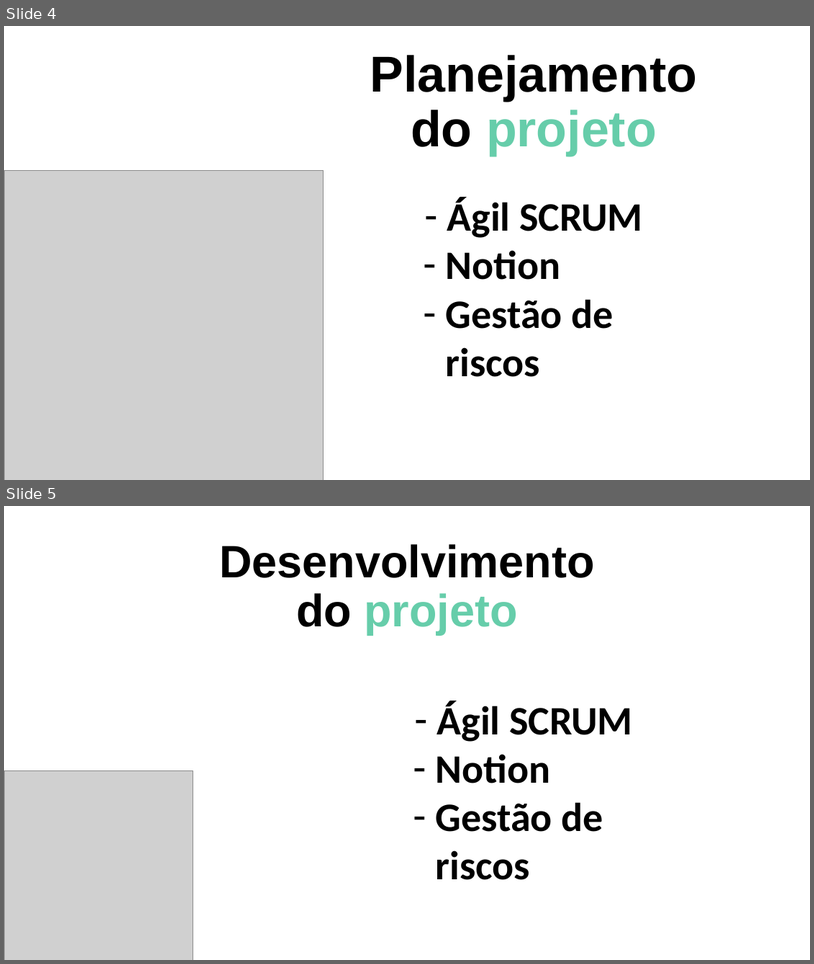
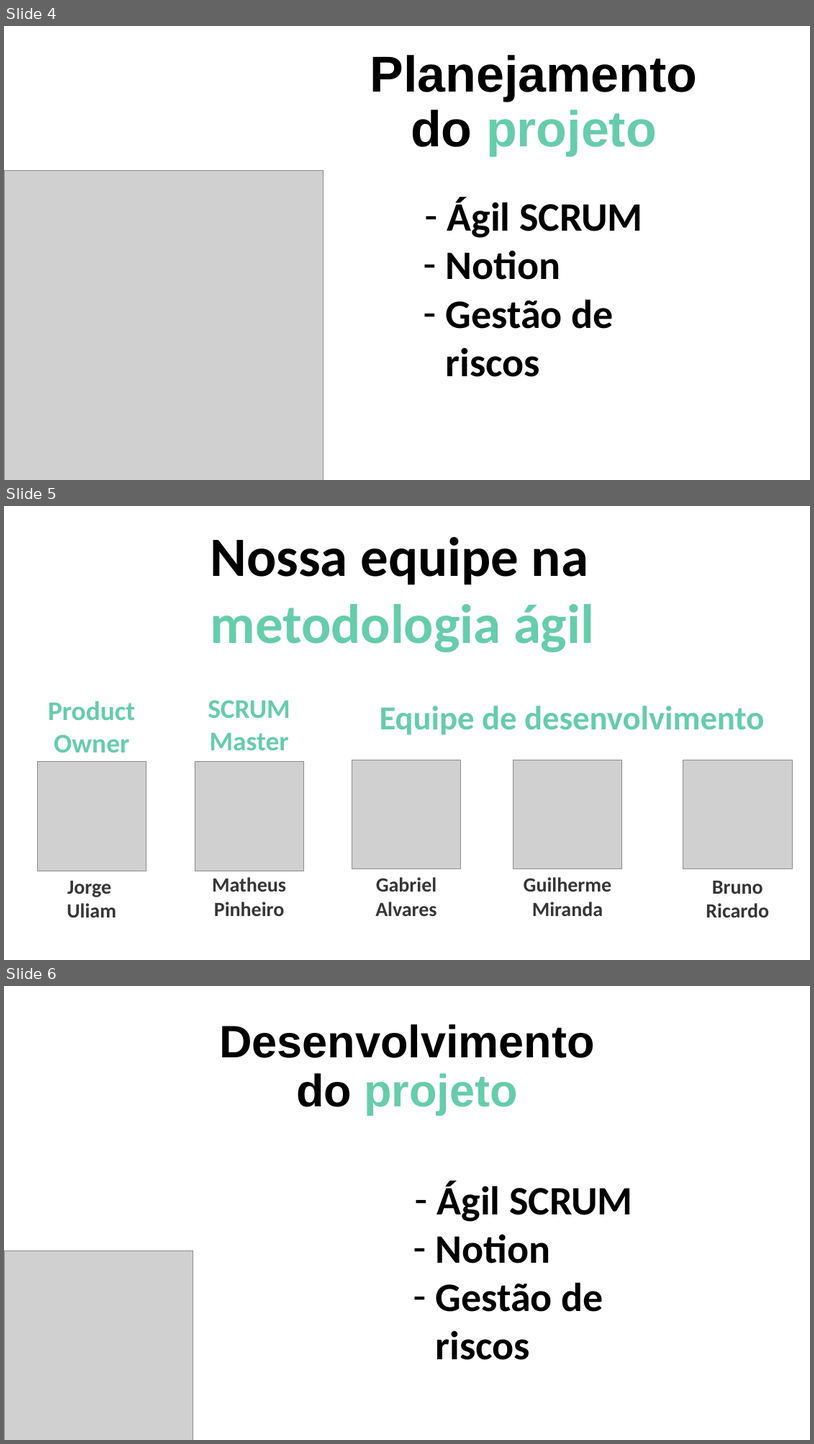
Before and after one commit to BandTec/Cyberlife, a slide deck: documentacao/Slide de apresentação sprint 3.pptx. Shown one above the other, each under a label of ours: slides 4 and 5 before the commit, slides 4, 5 and 6 after it. The pictures are 814x964 and 814x1444 pixels, drawn with LibreOffice and Linux fonts; fonts in the diff are those of the drawing; grey boxes stand for pictures. Boxes give left, top, right and bottom in pixels: in the first picture for what was removed or moved away, otherwise in the second. Text is boxed around its words. In the diff, an @@ line names an element or a change of style, - is before the commit and + after.

```diff
--- a/documentacao/Slide de apresentação sprint 3.pptx
+++ b/documentacao/Slide de apresentação sprint 3.pptx
@@ slide 5 added at (4,506,810,960), background #FFFFFF @@
@@ text added at (210,537,594,652), 66 pt, text #66CDAA, bold @@
+Nossa equipe na metodologia ágil
@@ text added at (208,700,291,750), 32 pt, text #66CDAA, bold @@
+SCRUM Master
@@ text added at (48,701,135,752), 32 pt, text #66CDAA, bold @@
+Product Owner
@@ text added at (380,705,764,735), 40 pt, text #66CDAA, bold @@
+Equipe de desenvolvimento
@@ picture added at (37,762,146,870) @@
@@ picture added at (195,762,304,870) @@
@@ picture added at (352,759,460,868) @@
@@ picture added at (513,759,622,868) @@
@@ picture added at (684,759,792,868) @@
@@ text added at (67,880,116,917), 24 pt, text #363636, bold @@
+Jorge
+Uliam
@@ text added at (212,877,286,916), 24 pt, text #363636, bold @@
+Matheus Pinheiro
@@ text added at (376,877,437,916), 24 pt, text #363636, bold @@
+Gabriel Alvares
@@ text added at (524,877,612,916), 24 pt, text #363636, bold @@
+Guilherme Miranda
@@ text added at (706,880,769,917), 24 pt, text #363636, bold @@
+Bruno Ricardo
@@ what was slide 5 is now slide 6 @@
```
Also in this commit, not shown: 1 slide changed, 1 other slide added, 1 other file.
